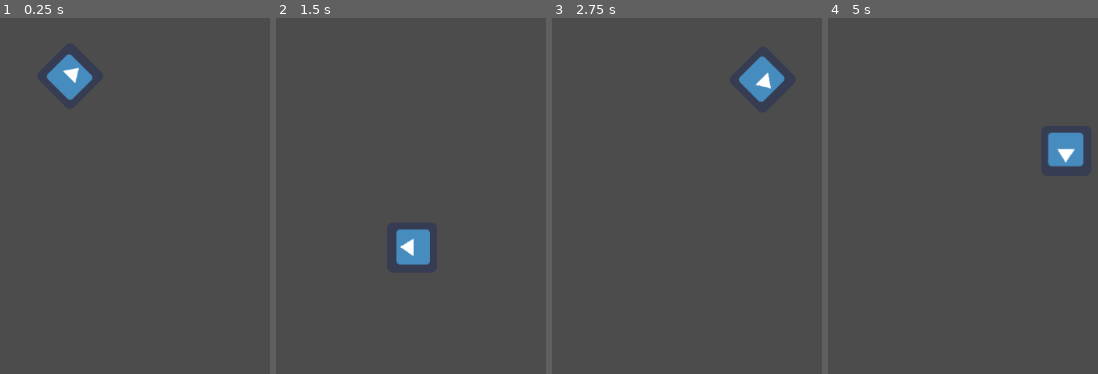
Above: before the commit, frames 1-4 (left to right).
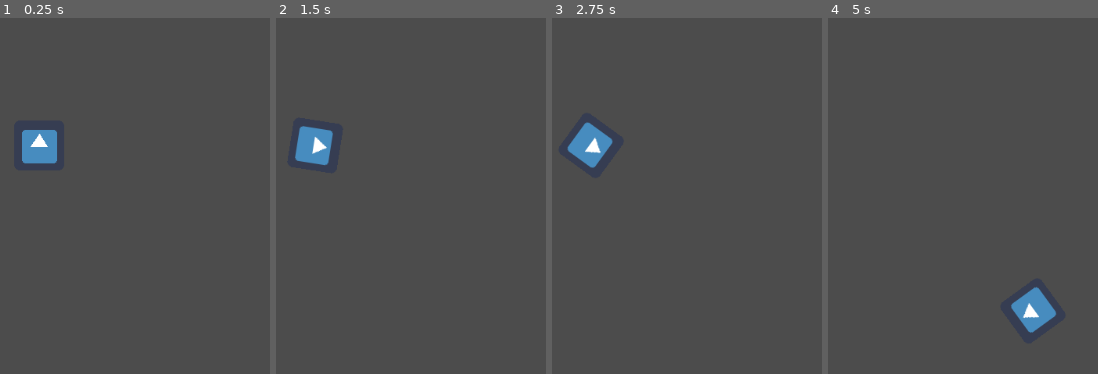
Above: after the commit, the same moments.

Repository: brunodavi/godot-init
Game: Godot game, scene res://Sprite.tscn
Same seed, same stepped clock (60 frames per second), same inputs: the game is played once before the commit and once after it. The engine's default icon, where the game draws it, is replaced by a stand-in: a white triangle on a blue panel in a dark square.
Inputs:
- Up to frame 1 (0.25 s): no input
- Up to frame 2 (1.5 s): hold Right (ui_right) 0.53-1.28 s; hold Left (ui_left) from 1.28 s (still down)
- Up to frame 3 (2.75 s): release Left (ui_left) at 2.03 s; hold Right (ui_right) from 2.03 s (still down)
- Up to frame 4 (5 s): release Right (ui_right) at 2.78 s; hold Up (ui_up) 2.78-3.53 s; hold Left (ui_left) from 3.53 s (still down)

The runs differ from the first frame. In frame 1, 2.5% of the frame differs, in the area x 8-35%, y 10-42%; in frame 2, 2.5%; in frame 3, 2.5%; in frame 4, 2.6%, in the area x 67-95%, y 32-89%.

Commit message:
movimentos por interação do usuário

Diff:
--- a/Primeiros Passos com GDSCript/Sprite.gd
+++ b/Primeiros Passos com GDSCript/Sprite.gd
@@ -4,6 +4,19 @@
 var angular_speed = PI
 
 func _process(delta):
-	rotation += angular_speed * delta
-	var velocity = Vector2.UP.rotated(rotation) * speed
+	var direction = 0
+
+	if Input.is_action_pressed("ui_left"):
+		direction = -1
+
+	if Input.is_action_pressed("ui_right"):
+		direction = 1
+
+	rotation += angular_speed * direction * delta
+
+	var velocity = Vector2.ZERO
+
+	if Input.is_action_pressed('ui_up'):
+		velocity = Vector2.UP.rotated(rotation) * speed
+
 	position += velocity * delta
